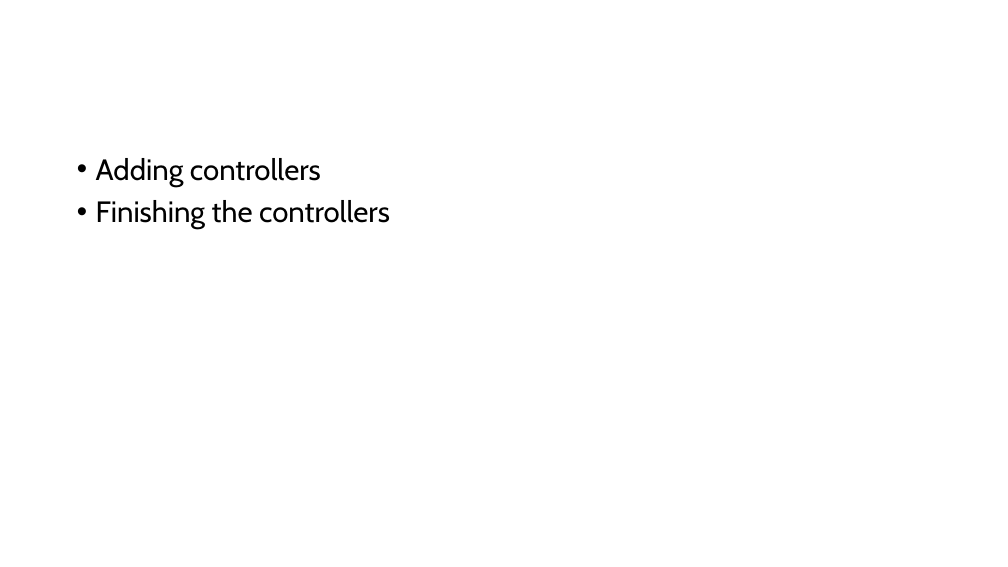
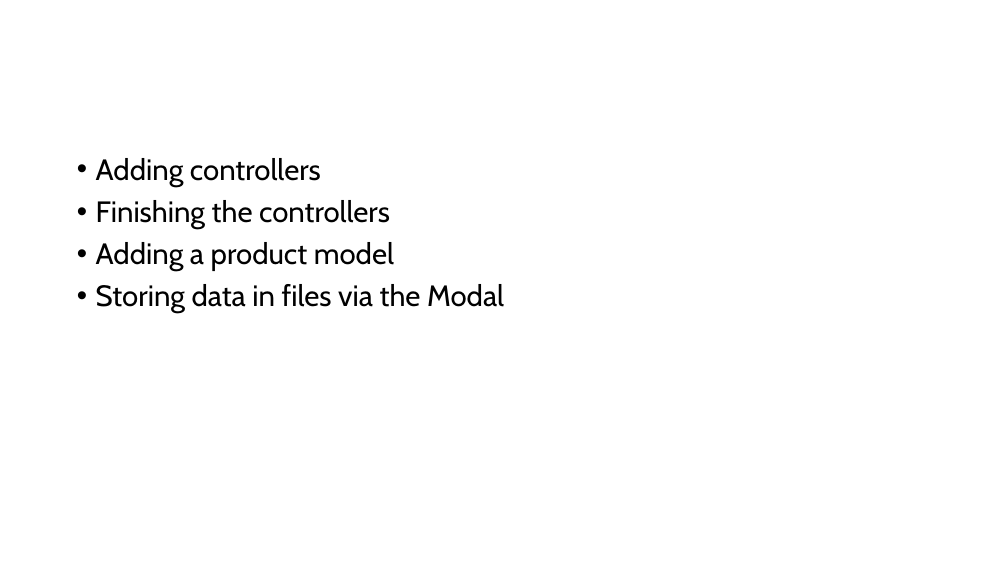
Before and after one commit to PiyushChaturvedii/Batch05, a slide deck: slide 54 of node/Nodejs.pptx. Drawn at 1008x567 pixels with LibreOffice and Linux fonts; fonts in the diff are those of the drawing. Boxes give left, top, right and bottom in pixels: in the first picture for what was removed or moved away, otherwise in the second. Text is boxed around its words. In the diff, an @@ line names an element or a change of style, - is before the commit and + after.

```diff
--- a/node/Nodejs.pptx
+++ b/node/Nodejs.pptx
@@ text at box(96, 242, 504, 314): paragraphs added @@
+• Adding a product model
+• Storing data in files via the Modal
```
Also in this commit, not shown: 3 slides added, 54 other files.
